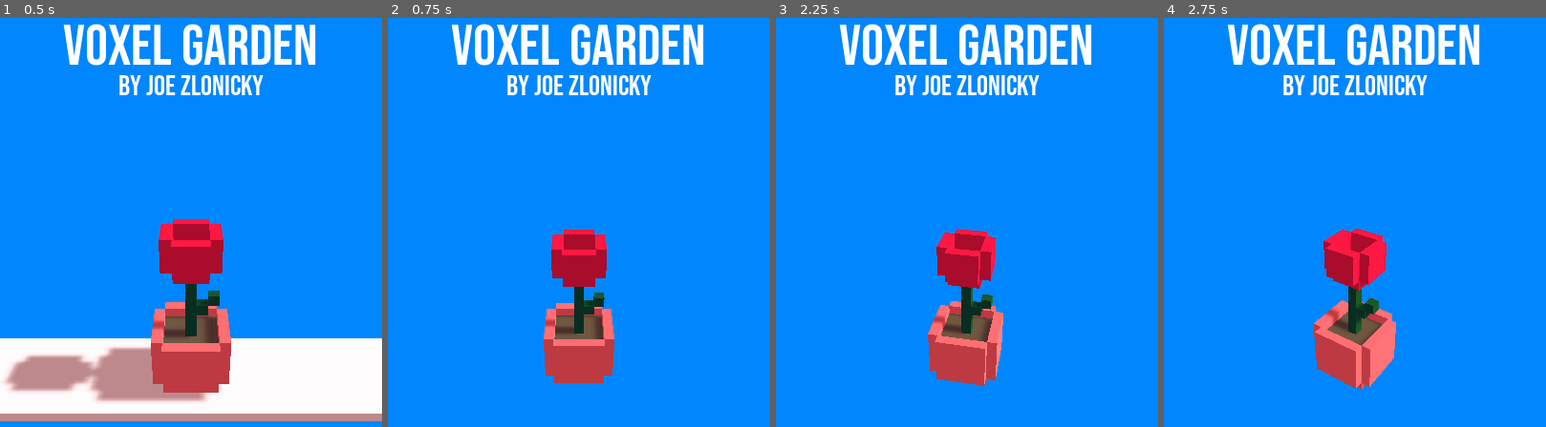
Above: before the commit, frames 1-4 (left to right).
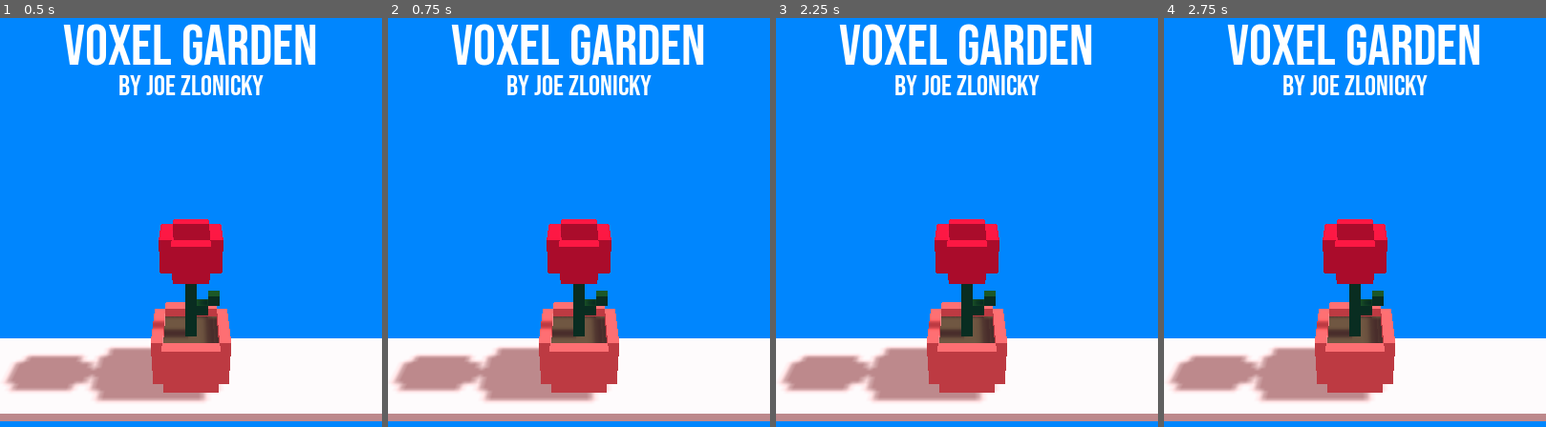
Above: after the commit, the same moments.

Repository: JoeZlonicky/voxel-garden
Game: Godot game, scene res://shelf_view/shelf_view.tscn
Same seed, same stepped clock (60 frames per second), same inputs: the game is played once before the commit and once after it.
Inputs (mouse positions are in pixels of both pictures, inside the frame that each line leads up to):
- Up to frame 1 (0.5 s): no input
- Up to frame 2 (0.75 s): click (579, 259) at 0.52 s
- Up to frame 3 (2.25 s): tap Enter at 1.25 s; move the mouse to (1051, 230) at 1.27 s; click (1051, 230) at 1.42 s; tap Space at 2 s; drag from (890, 287) to (947, 373) at 2.02 s
- Up to frame 4 (2.75 s): no input

Frame 1 is identical in both runs. In frame 2, 21% of the frame differs, in the area x 0-100%, y 49-99%; in frame 3, 21%; in frame 4, 22%.

Commit message:
Raycasting

Diff:
--- a/shelf_view/shelf_view.gd
+++ b/shelf_view/shelf_view.gd
@@ -2,7 +2,34 @@
 
 
 const plant_view_scene = preload("res://plant_view/plant_view.tscn")
+const RAYCAST_DISTANCE = 100.0
+
+onready var camera = $Camera
+
+
+func _input(event):
+	if event is InputEventMouseButton and event.button_index == BUTTON_LEFT and event.pressed:
+		cast_ray(event.position)
 
 
 func _on_Button_pressed():
 	var _ret = get_tree().change_scene_to(plant_view_scene)
+
+
+func cast_ray(mouse_position):
+	var ray_direction = camera.project_ray_normal(mouse_position)
+	var ray_origin = camera.project_ray_origin(mouse_position)
+	var space_state = get_world().direct_space_state
+	var result = space_state.intersect_ray(ray_origin,
+		ray_origin + ray_direction * RAYCAST_DISTANCE)
+	if !result:
+		return
+
+	var obj = result["collider"]
+	if !obj.is_in_group("shelf_plant"):
+		return
+
+	plant_selected(obj)
+
+func plant_selected(plant):
+	print("Plant: ", plant)
--- a/shelf_view/shelf_view.tscn
+++ b/shelf_view/shelf_view.tscn
@@ -6,15 +6,8 @@
 [ext_resource path="res://ui/overlay.tscn" type="PackedScene" id=6]
 [ext_resource path="res://shelf_view/shelf_view.gd" type="Script" id=7]
 
-[sub_resource type="StyleBoxEmpty" id=1]
-
-[sub_resource type="StyleBoxEmpty" id=2]
-
-[sub_resource type="StyleBoxEmpty" id=3]
-
-[sub_resource type="StyleBoxEmpty" id=4]
-
-[sub_resource type="StyleBoxEmpty" id=5]
+[sub_resource type="BoxShape" id=6]
+extents = Vector3( 0.5, 1, 0.5 )
 
 [node name="ShelfView" type="Spatial"]
 script = ExtResource( 7 )
@@ -26,10 +19,18 @@
 height = 0.1
 depth = 1.0
 
-[node name="Pot" parent="." instance=ExtResource( 2 )]
+[node name="ShelfPlant" type="StaticBody" parent="." groups=[
+"shelf_plant",
+]]
 transform = Transform( 1, 0, 0, 0, 1, 0, 0, 0, 1, 0, 0.1, 0 )
 
-[node name="Rose" parent="Pot" instance=ExtResource( 3 )]
+[node name="CollisionShape" type="CollisionShape" parent="ShelfPlant"]
+transform = Transform( 1, 0, 0, 0, 1, 0, 0, 0, 1, 0, 0.95, 0 )
+shape = SubResource( 6 )
+
+[node name="Pot" parent="ShelfPlant" instance=ExtResource( 2 )]
+
+[node name="Rose" parent="ShelfPlant/Pot" instance=ExtResource( 3 )]
 transform = Transform( 1, 0, 0, 0, 1, 0, 0, 0, 1, 0, 0.2, 0 )
 color = Color( 0.898039, 0, 0.211765, 1 )
 
@@ -38,19 +39,3 @@
 current = true
 
 [node name="CanvasLayer" parent="." instance=ExtResource( 6 )]
-
-[node name="Button" type="Button" parent="CanvasLayer"]
-anchor_right = 1.0
-anchor_bottom = 1.0
-rect_min_size = Vector2( 100, 150 )
-mouse_default_cursor_shape = 2
-custom_styles/hover = SubResource( 1 )
-custom_styles/pressed = SubResource( 2 )
-custom_styles/focus = SubResource( 3 )
-custom_styles/disabled = SubResource( 4 )
-custom_styles/normal = SubResource( 5 )
-__meta__ = {
-"_edit_use_anchors_": false
-}
-
-[connection signal="pressed" from="CanvasLayer/Button" to="." method="_on_Button_pressed"]
Not shown: 1 places in shelf_view/shelf_view.tscn that only renumber resources
